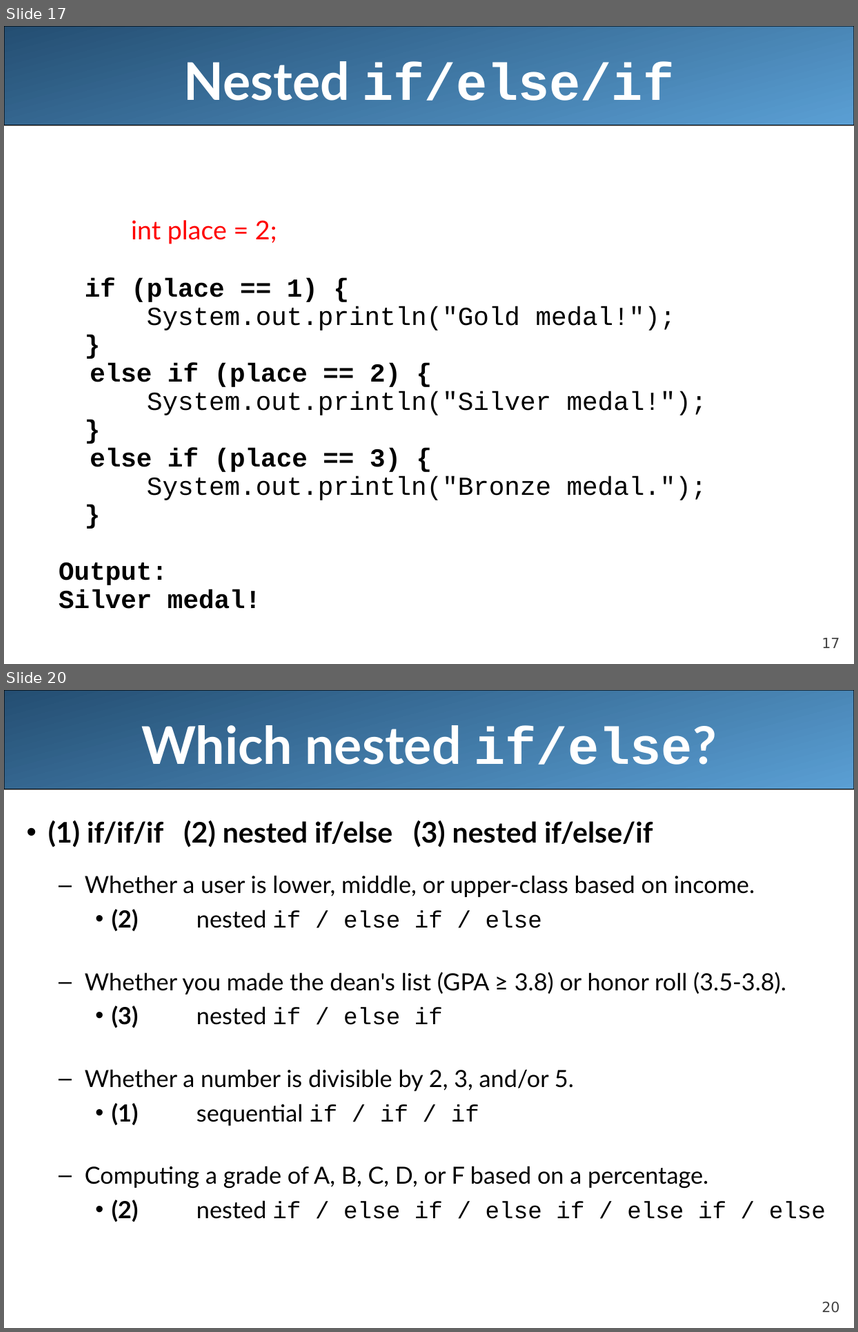
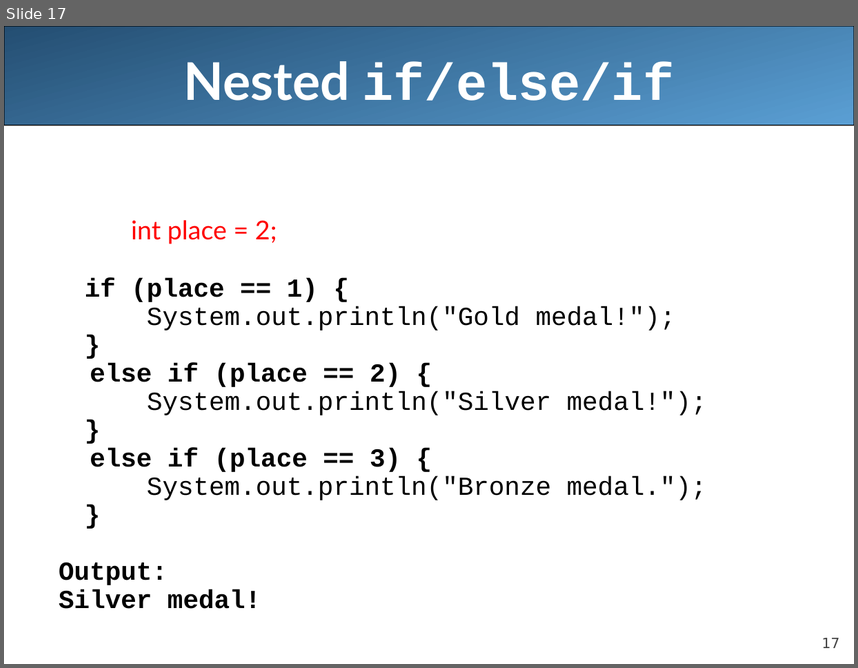
Before and after one commit to pinglee0/unit3, a slide deck: lecture8.ppt. Shown one above the other, each under a label of ours: slides 17 and 20 before the commit, slide 17 after it; the slides between them are not shown. The pictures are 858x1332 and 858x668 pixels, drawn with LibreOffice and Linux fonts; fonts in the diff are those of the drawing. Boxes give left, top, right and bottom in pixels: in the first picture for what was removed or moved away, otherwise in the second. Text is boxed around its words. In the diff, an @@ line names an element or a change of style, - is before the commit and + after.

```diff
--- a/lecture8.ppt
+++ b/lecture8.ppt
@@ slide 20 removed at (4, 690, 854, 1328), background #FFFFFF; not listed: 2 template elements that a slide beside it also shows @@
@@ title removed at (141, 725, 717, 765) @@
-Which nested if/else?
@@ text removed at (48, 820, 826, 1222) @@
-• (1) if/if/if (2) nested if/else (3) nested if/else/if
-  – Whether a user is lower, middle, or upper-class based on income.
-    • (2) nested if / else if / else
-  – Whether you made the dean's list (GPA ≥ 3.8) or honor roll (3.5-3.8).
-    • (3) nested if / else if
-  – Whether a number is divisible by 2, 3, and/or 5.
-    • (1) sequential if / if / if
-  – Computing a grade of A, B, C, D, or F based on a percentage.
-    • (2) nested if / else if / else if / else if / else
```
Also in this commit, not shown: 9 slides changed, 3 other slides removed, 10 other files.
